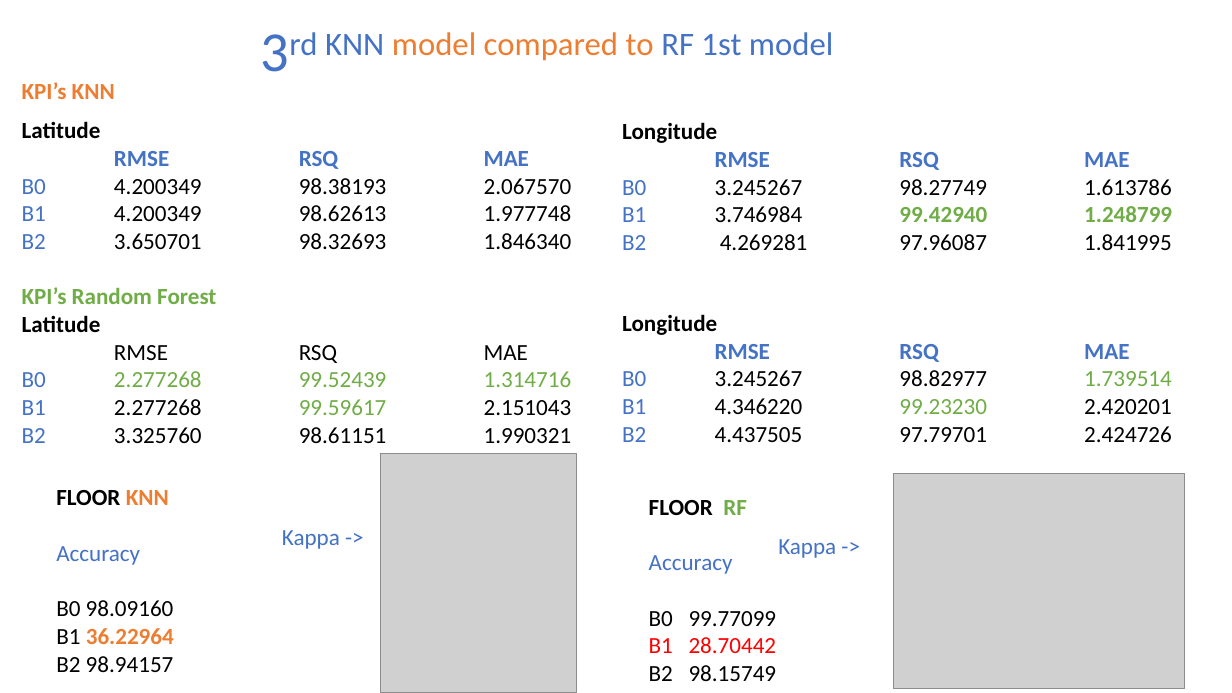
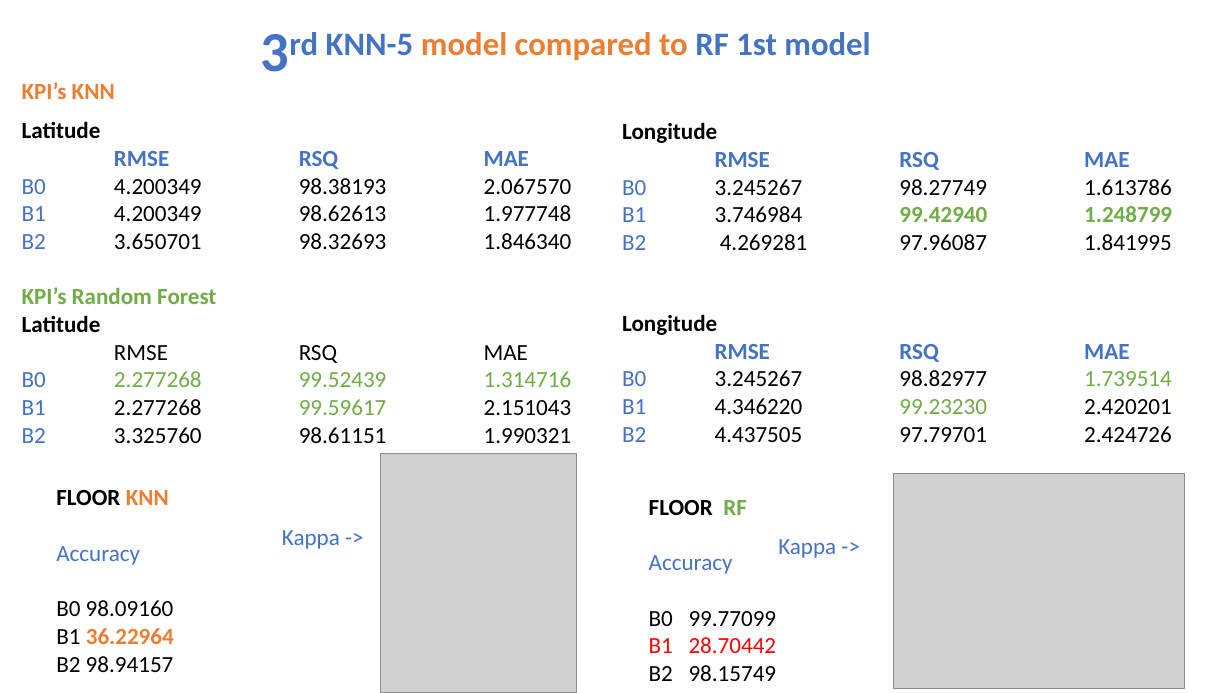
Before and after one commit to NatasjaFortuin/Wifi-locationing, a slide deck: slide 42 of Data etc/Pres Wifi.pptx (slide 43 before the commit). Drawn at 1232x693 pixels with LibreOffice and Linux fonts; fonts in the diff are those of the drawing; grey boxes stand for pictures. Boxes give left, top, right and bottom in pixels: in the first picture for what was removed or moved away, otherwise in the second. Text is boxed around its words. In the diff, an @@ line names an element or a change of style, - is before the commit and + after.

```diff
--- a/Data etc/Pres Wifi.pptx
+++ b/Data etc/Pres Wifi.pptx
@@ title at <box>326,32,870,60</box>: text changed; bold on @@
-3rd KNN model compared to RF 1st model
+3rd KNN-5 model compared to RF 1st model
```
Also in this commit, not shown: 14 other slides changed, 3 slides added, 3 slides removed, 16 other files.
